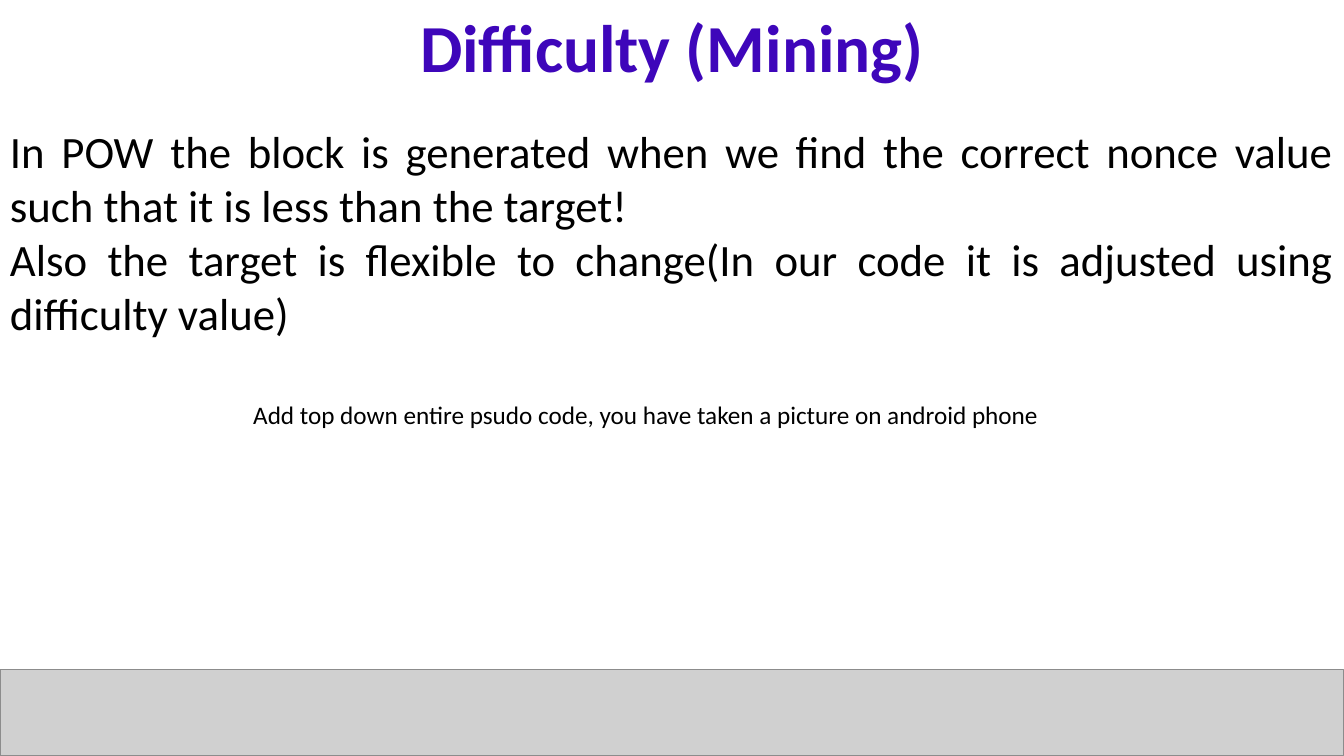
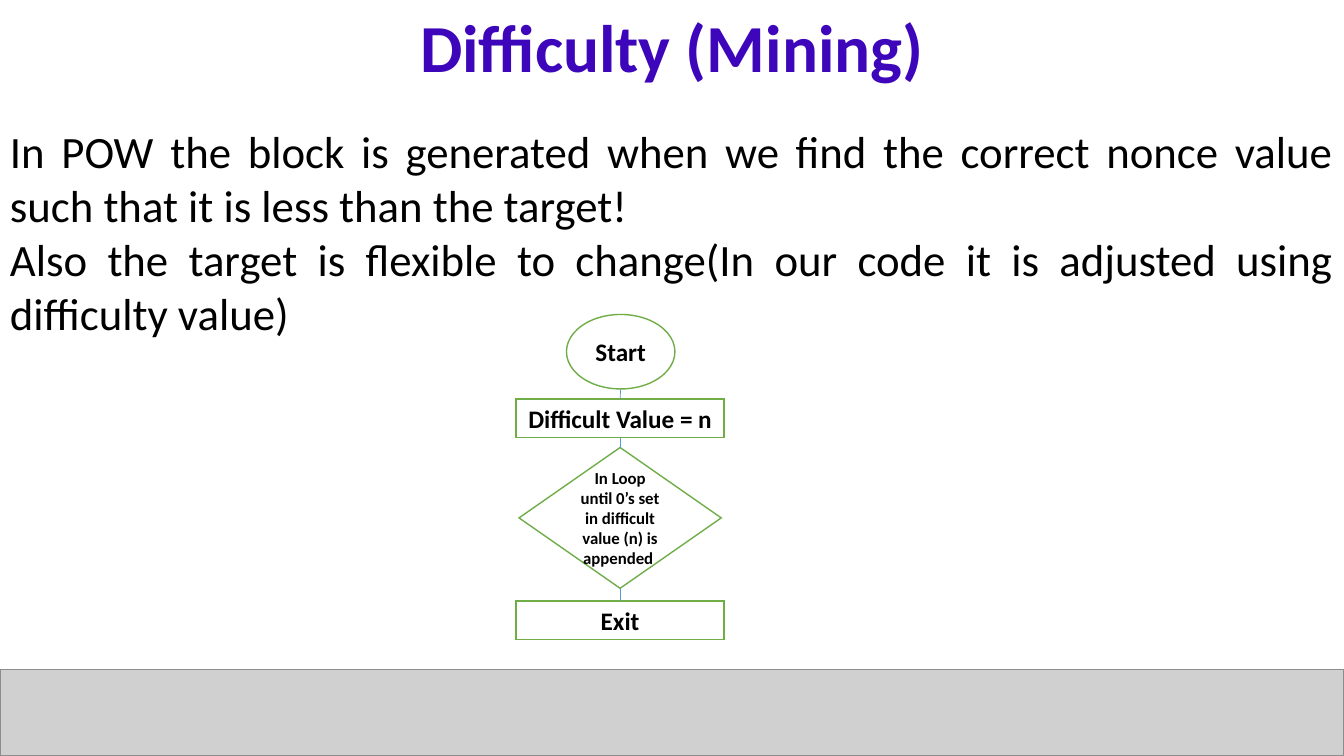
Before and after one commit to naveentiragati/bcs, a slide deck: slide 14 of EXCRED.pptx (slide 12 before the commit). Drawn at 1344x756 pixels with LibreOffice and Linux fonts; fonts in the diff are those of the drawing; grey boxes stand for pictures. Boxes give left, top, right and bottom in pixels: in the first picture for what was removed or moved away, otherwise in the second. Text is boxed around its words. In the diff, an @@ line names an element or a change of style, - is before the commit and + after.

```diff
--- a/EXCRED.pptx
+++ b/EXCRED.pptx
@@ ellipse added at bbox=[567, 315, 676, 389], fill #FFFFFF, outline #70AD47 1 pt, 18 pt, text #000000, bold @@
+Start
@@ line added from (621, 389) to (620, 399), #5B9BD5 0.5 pt @@
@@ text removed at bbox=[253, 406, 1037, 428] @@
-Add top down entire psudo code, you have taken a picture on android phone
@@ rectangle added at bbox=[516, 399, 725, 438], fill #FFFFFF, outline #70AD47 1 pt, 18 pt, text #000000, bold @@
+Difficult Value = n
@@ diamond added at bbox=[519, 448, 722, 589], fill #FFFFFF, outline #70AD47 1 pt, 12 pt, text #000000, bold @@
+In Loop until 0’s set in difficult value (n) is appended
@@ line added from (620, 438) to (620, 448), #5B9BD5 0.5 pt @@
@@ line added from (620, 589) to (620, 601), #5B9BD5 0.5 pt @@
@@ rectangle added at bbox=[516, 601, 725, 639], fill #FFFFFF, outline #70AD47 1 pt, 18 pt, text #000000, bold @@
+Exit
```
Also in this commit, not shown: 4 other slides changed, 5 slides added, 2 slides removed, 1 other file.
